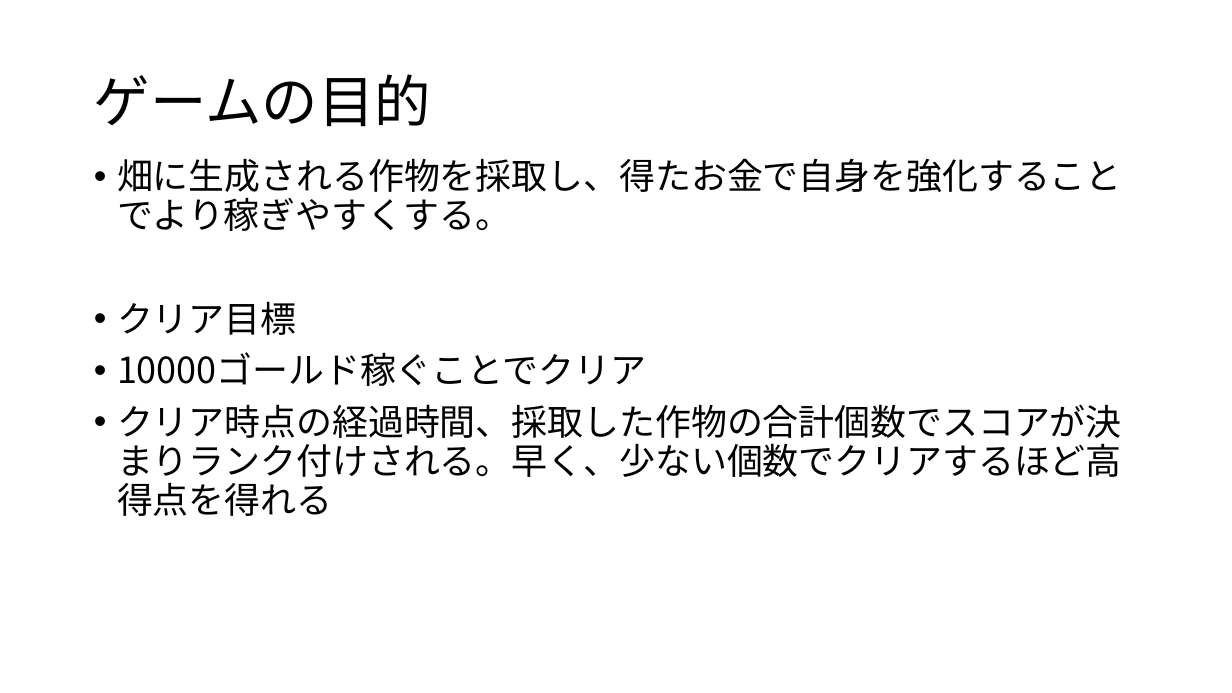
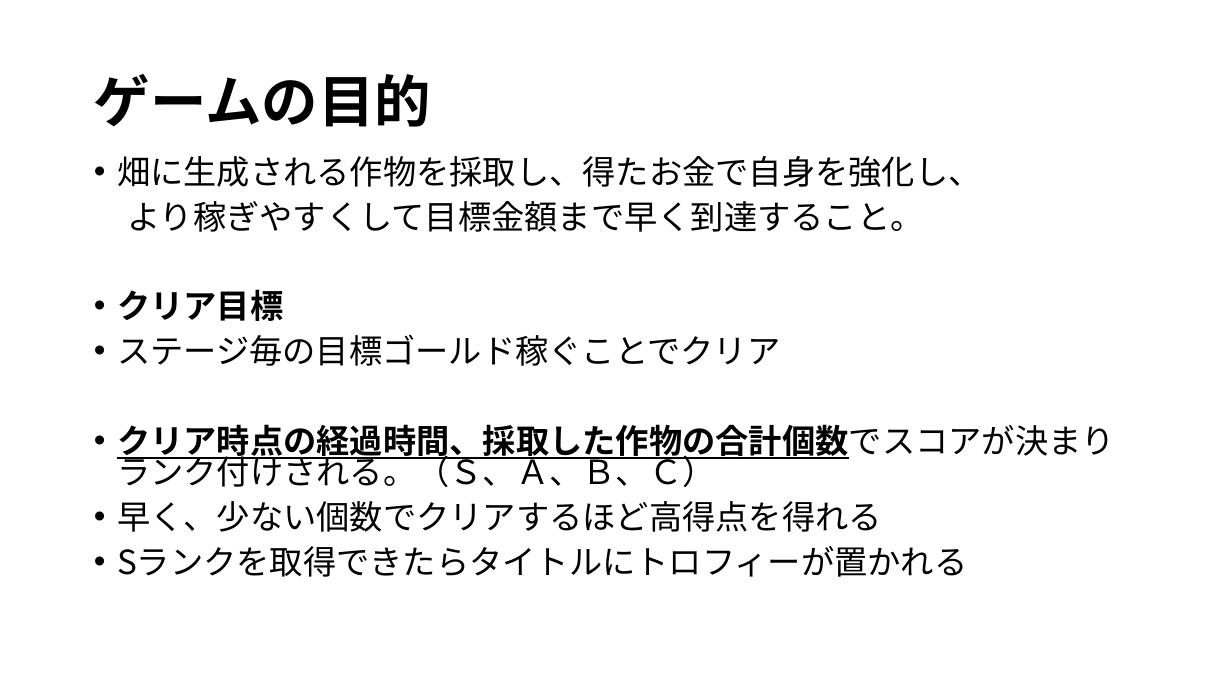
Before and after one commit to KawanoTakumi/FarmLife, a slide deck: slide 2 of FarmLife_企画.pptx. Drawn at 1232x693 pixels with LibreOffice and Linux fonts; fonts in the diff are those of the drawing. Boxes give left, top, right and bottom in pixels: in the first picture for what was removed or moved away, otherwise in the second. Text is boxed around its words. In the diff, an @@ line names an element or a change of style, - is before the commit and + after.

Commit message:
UI画面の取得s設定を作成

```diff
--- a/FarmLife_企画.pptx
+++ b/FarmLife_企画.pptx
@@ title "ゲームの目的" at <box>94,74,431,127</box>: bold on @@
@@ text at <box>117,156,981,232</box>: text changed; size 28 to 25.9 pt @@
-• 畑に生成される作物を採取し、得たお金で自身を強化することでより稼ぎやすくする。
+• 畑に生成される作物を採取し、得たお金で自身を強化し、
+より稼ぎやすくして目標金額まで早く到達すること。
@@ text at <box>117,289,283,321</box>: size 28 to 25.9 pt, bold on in "クリア目標"; line spacing 0.9 to 0.8 @@
@@ text at <box>117,334,1115,577</box>: text changed; size 28 to 25.9 pt @@
-• 10000ゴールド稼ぐことでクリア
-• クリア時点の経過時間、採取した作物の合計個数でスコアが決まりランク付けされる。早く、少ない個数でクリアするほど高得点を得れる
+• ステージ毎の目標ゴールド稼ぐことでクリア
+• クリア時点の経過時間、採取した作物の合計個数でスコアが決まりランク付けされる。（Ｓ、Ａ、Ｂ、Ｃ）
+• 早く、少ない個数でクリアするほど高得点を得れる
+• Sランクを取得できたらタイトルにトロフィーが置かれる
```
Also in this commit, not shown: 5 other slides changed, 20 other files.
